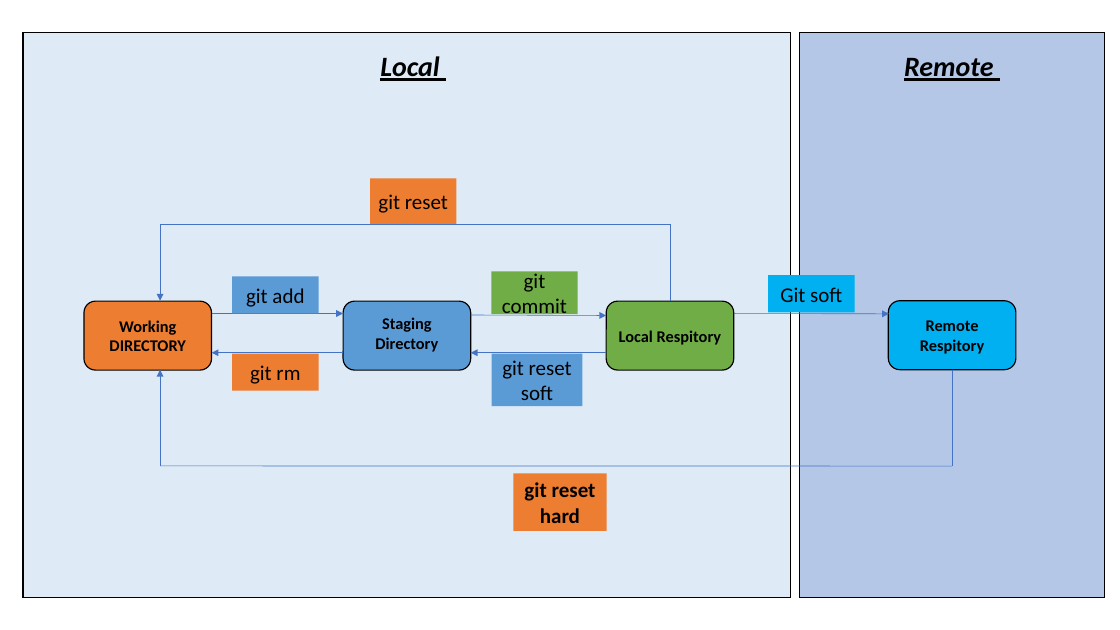
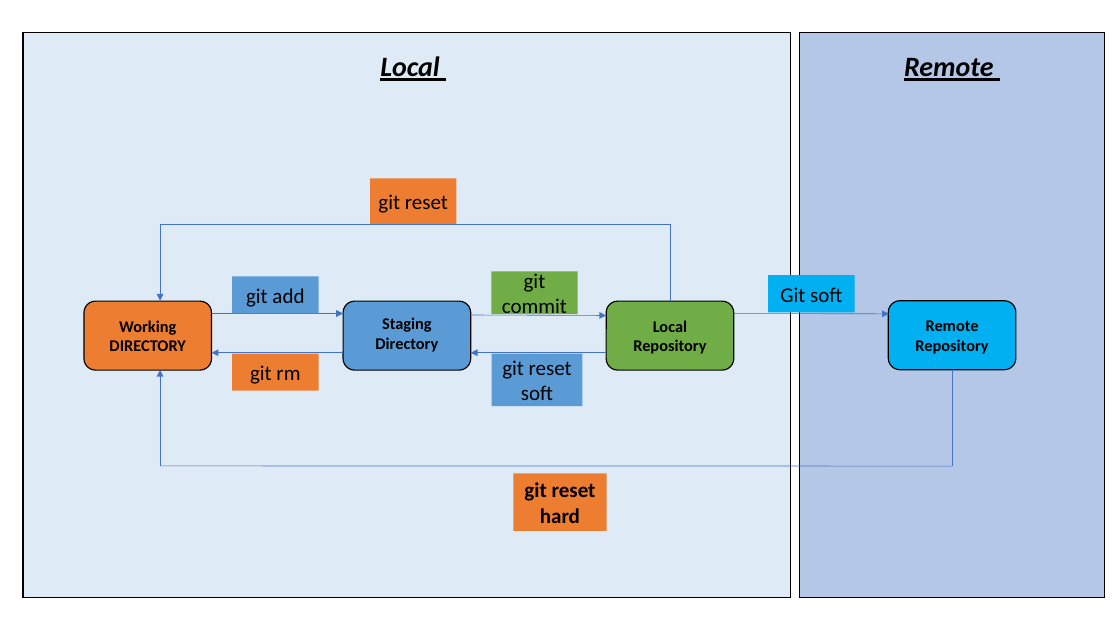
Before and after one commit to rashedul2469/Git-Documentation, a slide deck: slide 1 of Presentation1.pptx. Drawn at 1120x630 pixels with LibreOffice and Linux fonts; fonts in the diff are those of the drawing. Boxes give left, top, right and bottom in pixels: in the first picture for what was removed or moved away, otherwise in the second. Text is boxed around its words. In the diff, an @@ line names an element or a change of style, - is before the commit and + after.

```diff
--- a/Presentation1.pptx
+++ b/Presentation1.pptx
@@ text in rounded rectangle at [633, 320, 706, 354]: text changed @@
-Local Respitory
+Local Repository
@@ text in rounded rectangle at [915, 320, 988, 354]: text changed @@
-Remote Respitory
+Remote Repository
```
Also in this commit, not shown: 1 other slide changed, 3 other files.
